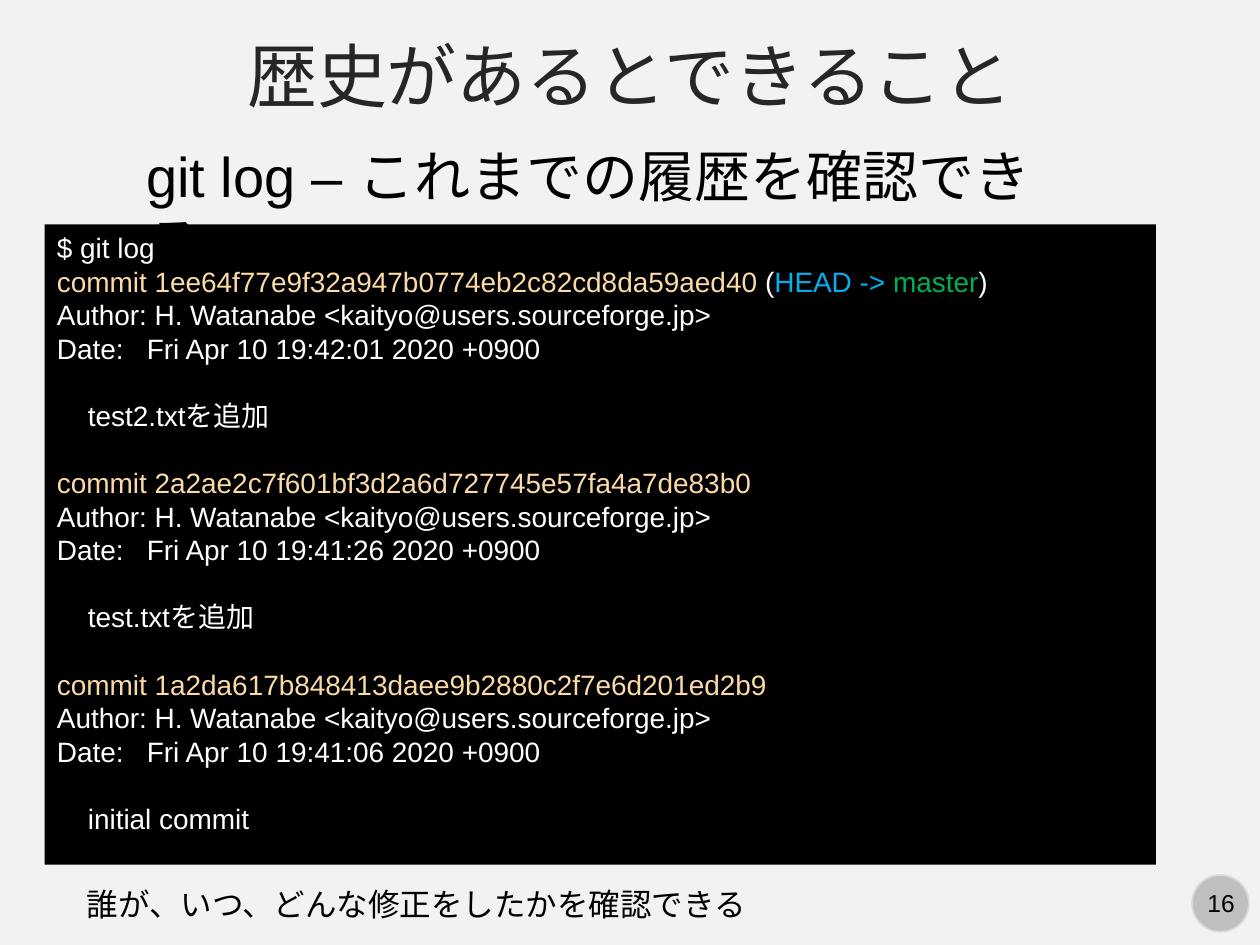
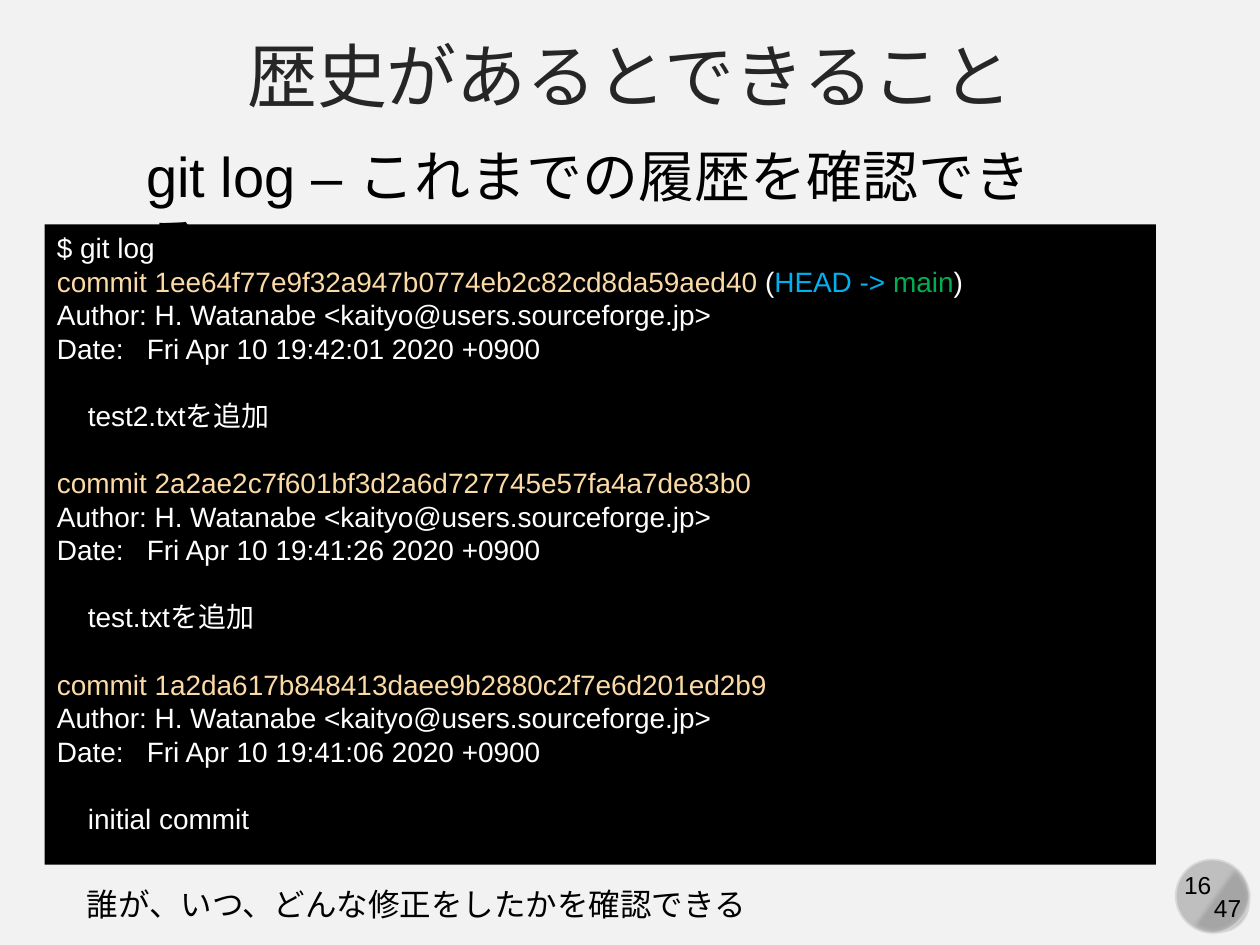
Before and after one commit to kaityo256/lab_startup, a slide deck: slide 16 of git/fig/start_git.pptx. Drawn at 1260x945 pixels with LibreOffice and Linux fonts; fonts in the diff are those of the drawing. Boxes give left, top, right and bottom in pixels: in the first picture for what was removed or moved away, otherwise in the second. Text is boxed around its words. In the diff, an @@ line names an element or a change of style, - is before the commit and + after.

```diff
--- a/git/fig/start_git.pptx
+++ b/git/fig/start_git.pptx
@@ text in rectangle at bbox=[57, 271, 963, 297]: text changed @@
-commit 1ee64f77e9f32a947b0774eb2c82cd8da59aed40 (HEAD -> master)
+commit 1ee64f77e9f32a947b0774eb2c82cd8da59aed40 (HEAD -> main)
@@ chord (boxed as its full ellipse) added at bbox=[1166, 848, 1260, 944], fill #A6A6A6 @@
@@ ellipse added at bbox=[1176, 859, 1249, 932], fill #BFBFBF, outline #D9D9D9 1 pt @@
@@ page number added at bbox=[1207, 893, 1234, 917], 14 pt, text #000000 @@
+16
@@ text added at bbox=[1214, 900, 1241, 923], 14 pt, text #000000 @@
+47
```
Also in this commit, not shown: 46 other slides changed, 1 other file.
